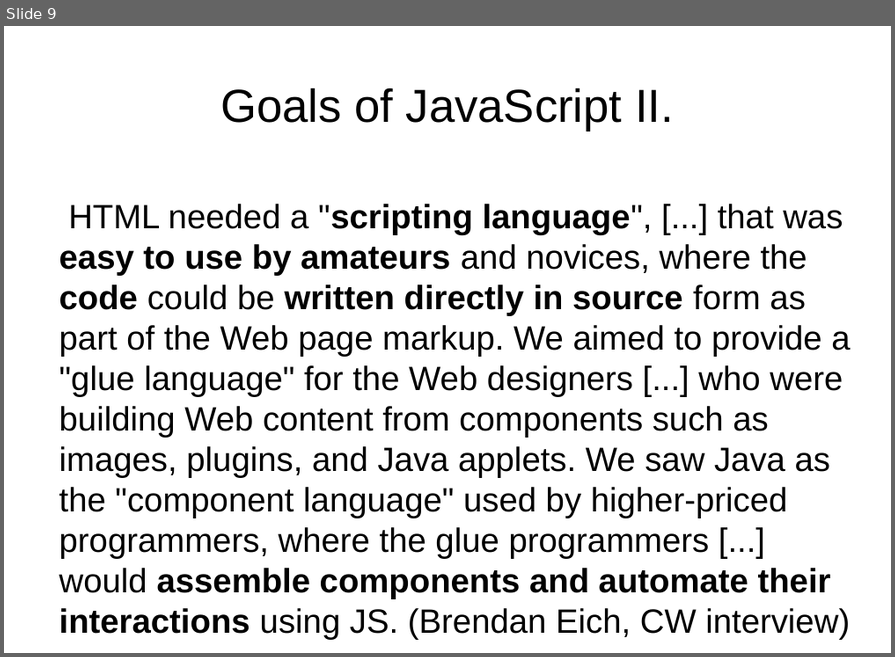
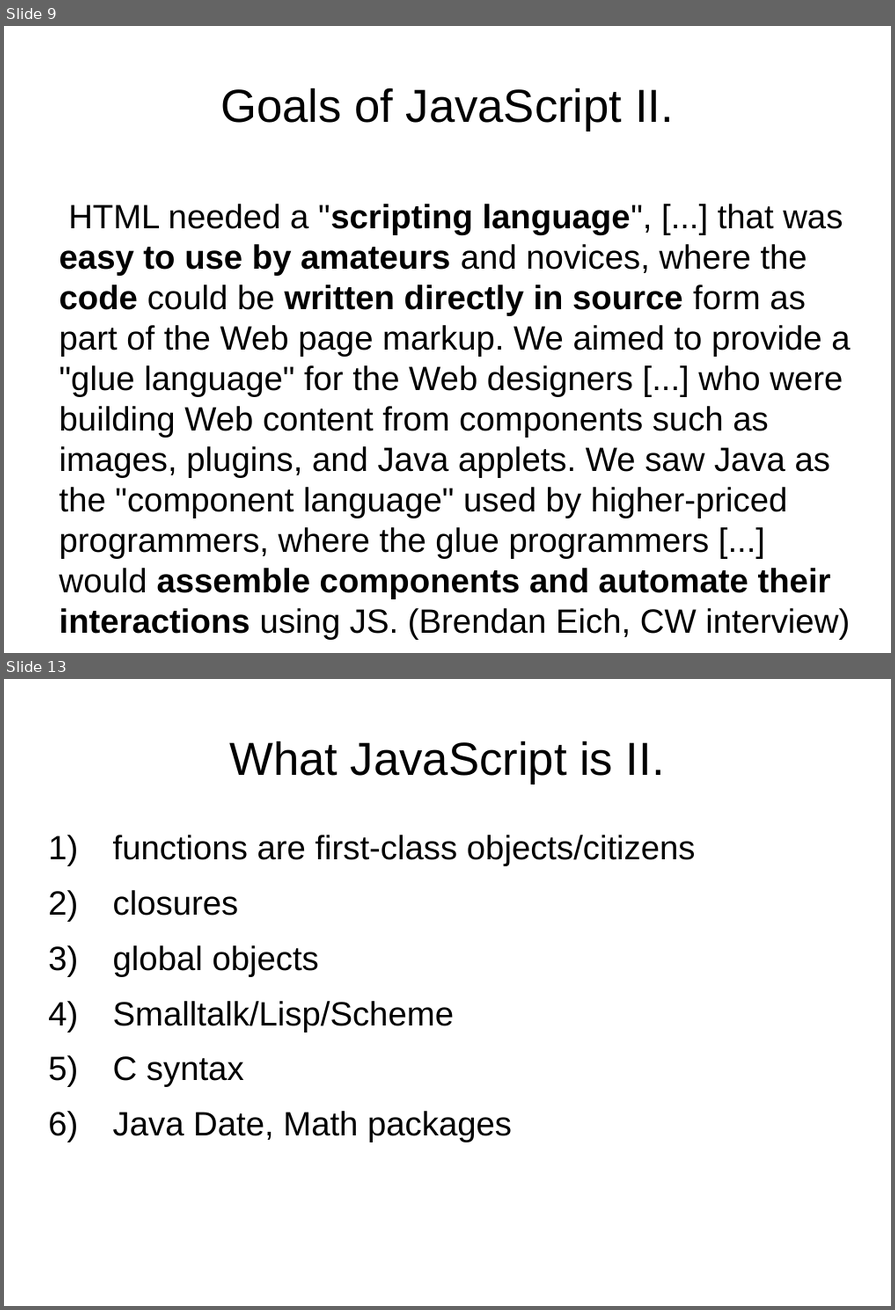
Before and after one commit to peterborkuti/other, a slide deck: JavaScriptBasics/jsbasics-slide.odp. Shown one above the other, each under a label of ours: slide 9 before the commit, slides 9 and 13 after it; the slides between them are not shown. The pictures are 895x657 and 895x1310 pixels, drawn with LibreOffice and Linux fonts; fonts in the diff are those of the drawing. Boxes give left, top, right and bottom in pixels: in the first picture for what was removed or moved away, otherwise in the second. Text is boxed around its words. In the diff, an @@ line names an element or a change of style, - is before the commit and + after.

```diff
--- a/JavaScriptBasics/jsbasics-slide.odp
+++ b/JavaScriptBasics/jsbasics-slide.odp
@@ slide 13 added at (4, 679, 891, 1306), background #FFFFFF @@
@@ title added at (229, 741, 665, 784), 44 pt, text #000000 @@
+What JavaScript is II.
@@ text added at (113, 835, 696, 1143), 32 pt, text #000000 @@
+1) functions are first-class objects/citizens
+2) closures
+3) global objects
+4) Smalltalk/Lisp/Scheme
+5) C syntax
+6) Java Date, Math packages
```
Also in this commit, not shown: 7 slides changed, 8 other slides added, 2 other files.
